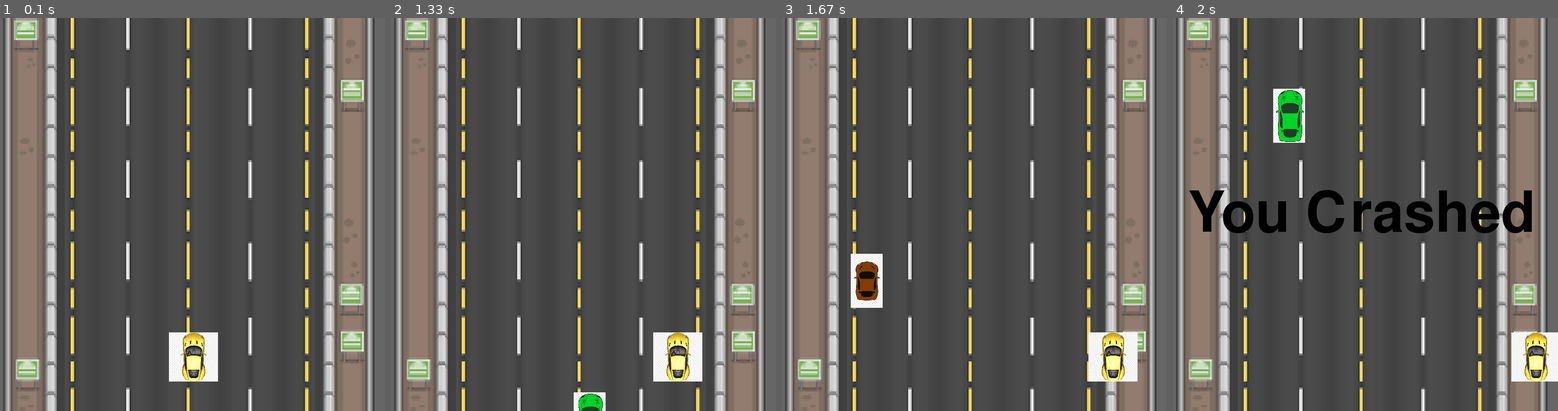
Above: before the commit, frames 1-4 (left to right).
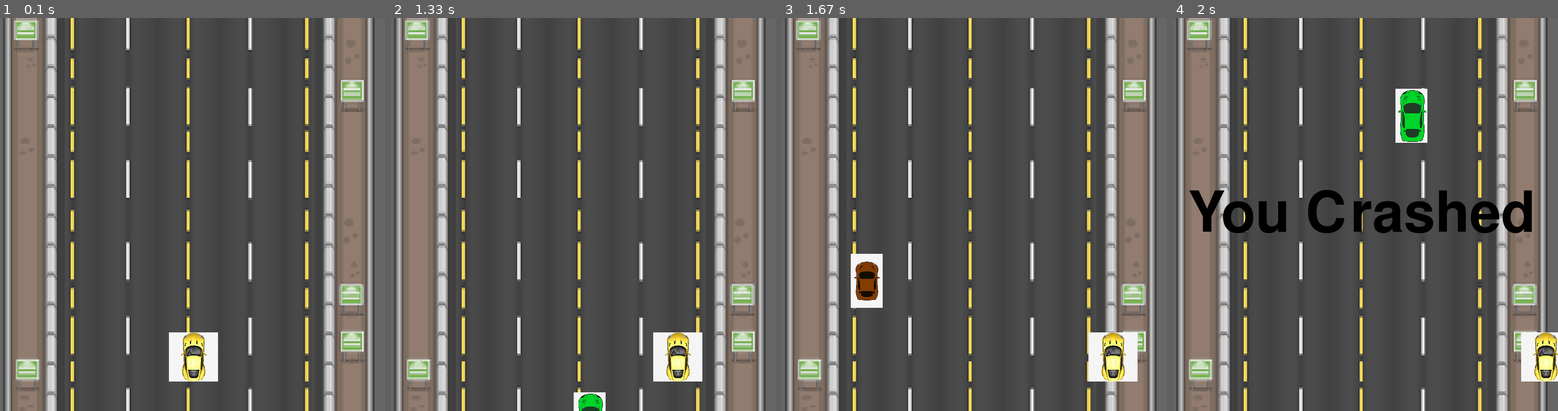
Above: after the commit, the same moments.

Repository: nazarivankevych/pygame_race
Game: pygame game, started from race2.py
Two runs of this game, one before a commit and one after it. Both use one fixed random seed, a clock stepped at 60 frames per second and the inputs below.
Inputs:
- Up to frame 1 (0.1 s): no input
- Up to frame 2 (1.33 s): hold Space 0.33-0.8 s; hold Right 0.33-0.8 s; tap Space at 0.83, 1.23 s; hold Right from 1.17 s (still down)
- Up to frame 3 (1.67 s): tap Space at 1.53 s; release Right at 1.63 s
- Up to frame 4 (2 s): hold Right from 1.67 s (still down); tap Space at 1.73 s

Frames 1-3 are identical in both runs. In frame 4, 3.5% of the frame differs, in the area x 26-100%, y 18-93%.

Commit message:
Add .gitignore with values, create a timer

Diff:
--- a/race2.py
+++ b/race2.py
@@ -1,8 +1,11 @@
 # imports for game
 import pygame
 import random
+from timer_finish import timer
 
 pygame.init()
+# create a key pressed
+key_input = pygame.key.get_pressed()
 # set up dimensions
 display_width = 800
 display_height = 800
@@ -31,16 +34,16 @@
 
 
 def obstacle(obs_startx, obs_starty, obs):
-    global obs_pic
+    global obj_pic
     # background image set up
     gameDisplay.blit(background, (0, 0))
     if obs == 0:
-        obs_pic = pygame.image.load('img/car2.png')
-        obs_pic = pygame.transform.scale(obs_pic, (obj_width-35, obj_height+10))
+        obj_pic = pygame.image.load('img/car2.png')
+        obj_pic = pygame.transform.scale(obj_pic, (obj_width-35, obj_height+10))
     elif obs == 1:
-        obs_pic = pygame.image.load('img/car3.png')
-        obs_pic = pygame.transform.scale(obs_pic, (obj_width-35, obj_height+10))
-    gameDisplay.blit(obs_pic, (obs_startx, obs_starty))
+        obj_pic = pygame.image.load('img/car3.png')
+        obj_pic = pygame.transform.scale(obj_pic, (obj_width-35, obj_height+10))
+    gameDisplay.blit(obj_pic, (obs_startx, obs_starty))
 
 
 def text_objects(text, font):
@@ -72,12 +75,12 @@
 
     x_change = 0
 
-    obs_startx = random.randrange(200, (display_width-200))
-    obs_starty = -750
-    obs_speed = 7
-    obs_width = 80
-    obs_height = 80
-    obs = random.randrange(0, 2)
+    obj_startx = random.randrange(200, (display_width-200))
+    obj_starty = -750
+    obj_speed = 7
+    obj_width = 80
+    obj_height = 80
+    obj = random.randrange(0, 2)
 
     gameExit = False
 
@@ -86,16 +89,16 @@
             if event.type == pygame.QUIT:
                 pygame.quit()
                 quit()
-
+            # Events for keybords Up, Right, Left, SPACE, Left ALT
             if event.type == pygame.KEYDOWN:
                 if event.key == pygame.K_LEFT:
                     x_change = -5
                 if event.key == pygame.K_RIGHT:
                     x_change = 5
                 if event.key == pygame.K_SPACE:
-                    obs_speed *= 2
+                    obj_speed *= 2
                 if event.key == pygame.K_LALT:
-                    obs_speed /= 2
+                    obj_speed /= 2
 
             if event.type == pygame.KEYUP:
                 if event.key == pygame.K_LEFT or event.key == pygame.K_RIGHT:
@@ -104,18 +107,18 @@
         x += x_change
         gameDisplay.fill(white)
 
-        obstacle(obs_startx, obs_starty, obs)
-        obs_starty += obs_speed
+        obstacle(obj_startx, obj_starty, obj)
+        obj_starty += obj_speed
         car(x, y)
         if x > display_width - obj_width or x < 0:
             crash()
-        if obs_starty > display_height:
-            obs_starty = 0 - obs_height
-            obs_startx = random.randrange(150, (display_width - 150))
-            obs = random.randrange(0, 2)
+        if obj_starty > display_height:
+            obj_starty = 0 - obj_height
+            obj_startx = random.randrange(150, (display_width - 150))
+            obj = random.randrange(0, 2)
 
-        if y < obs_starty + obs_height:
-            if obs_startx < x < obs_startx + obs_width or obs_startx < x + obj_width < obs_startx + obs_width:
+        if y < obj_starty + obj_height:
+            if obj_startx < x < obj_startx + obj_width or obj_startx < x + obj_width < obj_startx + obj_width:
                 crash()
 
         pygame.display.update()
--- /dev/null
+++ b/timer_finish.py
@@ -0,0 +1,33 @@
+import pygame
+
+pygame.init()
+screen = pygame.display.set_mode((128, 128))
+clock = pygame.time.Clock()
+# Variables for timer
+TIME = 5
+TEXT = "You finish the game"
+# make a font and connect set_timer
+counter, text = TIME, str(TIME).rjust(3)
+pygame.time.set_timer(pygame.USEREVENT, 1000)
+font = pygame.font.SysFont('Consolas', 30, bold=True)
+
+
+# main function
+def timer():
+    global counter, text
+    run = True
+    while run:
+        for e in pygame.event.get():
+            if e.type == pygame.USEREVENT:
+                counter -= 1
+                text = str(counter).rjust(3) if counter > 0 else TEXT
+            if e.type == pygame.QUIT:
+                run = False
+
+        screen.fill((255, 255, 255))
+        screen.blit(font.render(text, True, (0, 0, 0)), (32, 48))
+        pygame.display.flip()
+        clock.tick(60)
+
+
+# timer()
Not shown, added: .gitignore
